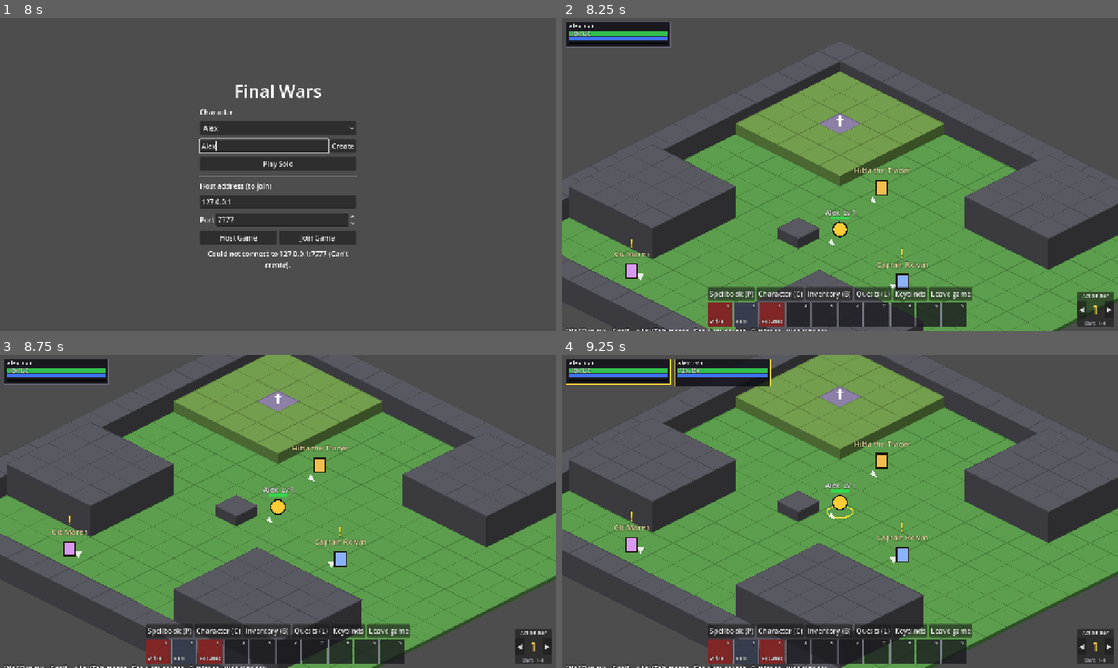
Above: before the commit, frames 1-4 (two rows, left to right).
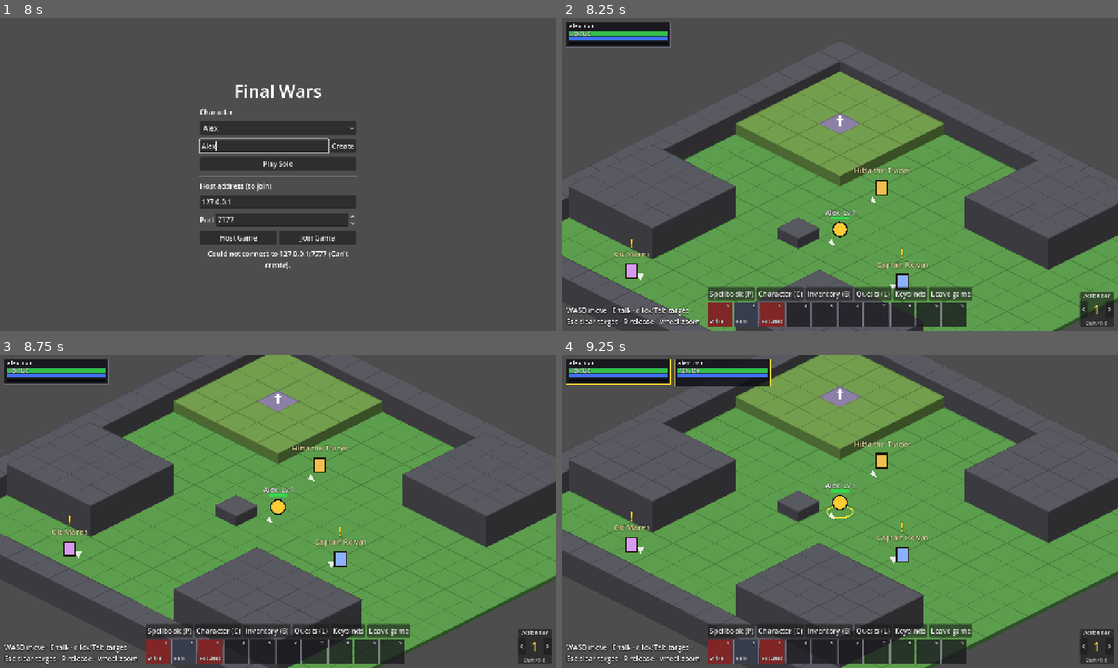
Above: after the commit, the same moments.

Repository: victorduvergermacarons-lang/Final-Wars
Game: Godot game, scene res://scenes/main.tscn
Same seed, same stepped clock (60 frames per second), same inputs: the game is played once before the commit and once after it.
Inputs (mouse positions are in pixels of both pictures, inside the frame that each line leads up to):
- Up to frame 1 (8 s): click (266, 149) at 0.52 s; type "Alex" at 0.6 s; click "Play Solo" at 1.25 s; click "Play Solo" at 2 s; click "Create" at 2.75 s; click "Alex" at 3.5 s; click "Create" at 4.25 s; click "Host Game" at 5 s; click (266, 152) at 5.77 s; type "Alex" at 5.85 s; click "Join Game" at 6.5 s; click (266, 146) at 7.27 s; type "Alex" at 7.35 s
- Up to frame 2 (8.25 s): click "Play Solo" at 8 s
- Up to frame 3 (8.75 s): no input
- Up to frame 4 (9.25 s): tap Enter at 8.75 s; drag from (617, 370) to (895, 442) at 8.77 s

Frame 1 is identical in both runs. In frame 2, 0.9% of the frame differs, in the area x 0-99%, y 87-100%; in frame 3, 0.9%; in frame 4, 0.9%.

Commit message:
Fix overlapping texts and missing glyphs found on real renders; add a screenshot scene
- Names, markers, prompts and floating texts go through one pass that nudges
  overlapping labels up; floating texts stack newest-at-bottom
- Quest tracker gets a backdrop; message log wraps left of the action bar
- Replace glyphs the default font lacks (arrows, crossed swords, check marks)
- Quest area glow skips unwalkable tiles and is easier to see
- tests/visual/shots.tscn renders set-up situations to PNGs

Co-Authored-By: Claude Opus 5.5 <noreply@anthropic.com>
Claude-Session: https://claude.ai/code/session_01NkxcXD4xqQYvGrzBVzDJEX

Diff:
--- a/tests/unit/test_quest_text.gd
+++ b/tests/unit/test_quest_text.gd
@@ -41,7 +41,7 @@
 	QuestLog.accept(hero, hunt)
 	assert_eq(QuestText.objective_line(hero, hunt, 0), "• Wolf slain: 0/2", "default text from the enemy name")
 	hero.bag.add(token, 3)
-	assert_string_contains(QuestText.objective_line(hero, hunt, 1), "✓ Tokens: 3/3")
+	assert_string_contains(QuestText.objective_line(hero, hunt, 1), "Tokens: 3/3 (done)")
 	assert_eq(QuestText.objective_line(hero, hunt, 2), "• Talk to Old Maren")
 
 
--- /dev/null
+++ b/tests/visual/shots.gd
@@ -0,0 +1,67 @@
+extends Node
+## Renders a few game situations to PNGs for a visual check (needs a display or
+## xvfb and a Godot build with a renderer):
+##   SHOTS_DIR=/tmp/shots godot --path . res://tests/visual/shots.tscn
+
+## Where the PNGs go: $SHOTS_DIR, or user://shots/.
+var out_dir := OS.get_environment("SHOTS_DIR").path_join("") if OS.get_environment("SHOTS_DIR") != "" else ProjectSettings.globalize_path("user://shots/")
+var game: Game
+
+
+func _ready() -> void:
+	DirAccess.make_dir_recursive_absolute(out_dir)
+	get_window().size = Vector2i(1280, 720)
+	_run.call_deferred()
+
+
+func _shot(name: String) -> void:
+	for i in 8:
+		await get_tree().process_frame
+	get_viewport().get_texture().get_image().save_png(out_dir + name + ".png")
+	print("shot ", name)
+
+
+func _run() -> void:
+	var cd = ContentDB
+	game = Game.new()
+	game.settings_path = "user://shots_settings.cfg"
+	add_child(game)
+	game.start_solo(CharacterData.new_character("Ayla", cd.heroes[&"adventurer"]))
+	var session: LocalSession = game.session
+	var hero := session.local_hero()
+	var hud: Hud = game.get_node("Hud")
+	# 1. Town next to Rowan, quest tracked, bar 2 shown.
+	hero.move.place(Vector2i(11, 9))
+	hero.face(Vector2i.RIGHT)
+	QuestLog.accept(hero, cd.quests[&"word_to_hilda"])
+	game.client.action_bar.set_page(1)
+	await _shot("1_town_rowan")
+	# 2. Inventory + quest log open: tracker hidden.
+	game.client.action_bar.set_page(0)
+	hud.inventory_window.visible = true
+	await _shot("2_inventory_open")
+	hud.inventory_window.visible = false
+	hud.quest_log.visible = true
+	await _shot("3_quest_log")
+	hud.quest_log.visible = false
+	# 3. Greenfields, near the bandit camp, quest active.
+	hero.quest_state["wolves_at_the_gate"] = {"state": "done"}
+	hero.level = 3
+	QuestLog.accept(hero, cd.quests[&"bandit_camp"])
+	session.world.move_hero(hero.id, &"greenfields", Vector2i(18, 24))
+	await _shot("4_bandit_camp")
+	# 4. Floating combat text pile-up on a Wolf next to us.
+	var fields := session.world.zone(&"greenfields")
+	var wolf: Enemy = fields.enemies().filter(func(e): return e.def.id == &"wolf")[0]
+	hero.move.place(wolf.tile() + Vector2i(0, 1))
+	hero.face(Vector2i.UP)
+	var view: WorldView = game.get_node("WorldView")
+	view._on_events([{"type": "damage", "target": wolf.id, "amount": 31, "crit": false},
+			{"type": "damage", "target": wolf.id, "amount": 62, "crit": true, "flank": "side"},
+			{"type": "miss", "target": hero.id}, {"type": "level_up", "target": hero.id, "level": 4}])
+	await _shot("5_float_text")
+	# 5. Grizzlehide.
+	var bear: Enemy = fields.enemies().filter(func(e): return e.def.elite)[0]
+	hero.move.place(bear.tile() + Vector2i(-5, 0))
+	await _shot("6_grizzlehide")
+	get_tree().quit()
--- /dev/null
+++ b/tests/visual/shots.tscn
@@ -0,0 +1,4 @@
+[gd_scene format=3]
+[ext_resource type="Script" path="res://tests/visual/shots.gd" id="1"]
+[node name="Shots" type="Node"]
+script = ExtResource("1")
--- a/ui/hud/hud.gd
+++ b/ui/hud/hud.gd
@@ -7,6 +7,8 @@
 ## character panel, death panel, mid-screen errors and a message log.
 
 const ERROR_SECONDS := 2.0
+## Message log width: fits left of the centred action bar at 1280 px.
+const LOG_WIDTH := 310.0
 const REASONS := {
 	"out_of_range": "Out of range",
 	"no_line_of_sight": "Target not in line of sight",
@@ -135,14 +137,14 @@
 	var pager_row := HBoxContainer.new()
 	pager_row.alignment = BoxContainer.ALIGNMENT_CENTER
 	pager_box.add_child(pager_row)
-	pager_row.add_child(_small_button("◀", func(): client.action_bar.set_page(client.action_bar.page - 1)))
+	pager_row.add_child(_small_button("<", func(): client.action_bar.set_page(client.action_bar.page - 1)))
 	_page_label = Label.new()
 	_page_label.custom_minimum_size = Vector2(34, 0)
 	_page_label.horizontal_alignment = HORIZONTAL_ALIGNMENT_CENTER
 	_page_label.add_theme_font_size_override("font_size", 28)
 	_page_label.add_theme_color_override("font_color", Color(1, 0.85, 0.3))
 	pager_row.add_child(_page_label)
-	pager_row.add_child(_small_button("▶", func(): client.action_bar.set_page(client.action_bar.page + 1)))
+	pager_row.add_child(_small_button(">", func(): client.action_bar.set_page(client.action_bar.page + 1)))
 	var pager_hint := Label.new()
 	pager_hint.text = "Shift+1–%d" % ActionBarModel.PAGE_COUNT
 	pager_hint.horizontal_alignment = HORIZONTAL_ALIGNMENT_CENTER
@@ -185,6 +187,11 @@
 	_tracker.add_theme_constant_override("outline_size", 4)
 	_tracker.add_theme_color_override("font_outline_color", Color.BLACK)
 	_tracker.mouse_filter = Control.MOUSE_FILTER_IGNORE
+	var tracker_bg := StyleBoxFlat.new()
+	tracker_bg.bg_color = Color(0.05, 0.05, 0.08, 0.6)
+	tracker_bg.set_content_margin_all(6)
+	tracker_bg.set_corner_radius_all(3)
+	_tracker.add_theme_stylebox_override("normal", tracker_bg)
 	_root.add_child(_tracker)
 	_root.move_child(_tracker, 0) # behind every window
 
@@ -224,10 +231,10 @@
 	_root.add_child(_error)
 
 	# Bottom-left message log.
+	# Wraps to the space left of the action bar; placed from the bottom each frame.
 	_log = Label.new()
-	_log.set_anchors_preset(Control.PRESET_BOTTOM_LEFT)
-	_log.grow_vertical = Control.GROW_DIRECTION_BEGIN
-	_log.position = Vector2(10, -10)
+	_log.autowrap_mode = TextServer.AUTOWRAP_WORD_SMART
+	_log.custom_minimum_size = Vector2(LOG_WIDTH, 0)
 	_log.add_theme_color_override("font_outline_color", Color.BLACK)
 	_log.add_theme_constant_override("outline_size", 4)
 	_log.mouse_filter = Control.MOUSE_FILTER_IGNORE
@@ -256,6 +263,9 @@
 		lines.append("KEYBIND MODE: hover a slot and press a key. Esc or the Keybinds button to finish.")
 	lines.append("WASD move · E talk · click/Tab target · Esc clear target · R release · wheel zoom")
 	_log.text = "\n".join(lines)
+	_log.size = Vector2(LOG_WIDTH, 0)
+	var view_size := get_viewport().get_visible_rect().size
+	_log.position = Vector2(10, view_size.y - _log.get_combined_minimum_size().y - 10)
 
 
 func _sync_party(me: Hero) -> void:
--- a/ui/hud/quest_log_window.gd
+++ b/ui/hud/quest_log_window.gd
@@ -63,7 +63,7 @@
 	for def in active:
 		var b := Button.new()
 		var ready := QuestLog.status(hero, def) == QuestLog.Status.READY
-		b.text = def.title + ("  ✓" if ready else "")
+		b.text = def.title + ("  (done)" if ready else "")
 		b.alignment = HORIZONTAL_ALIGNMENT_LEFT
 		b.focus_mode = Control.FOCUS_NONE
 		b.toggle_mode = true
--- a/ui/hud/unit_frame.gd
+++ b/ui/hud/unit_frame.gd
@@ -44,7 +44,7 @@
 	if not a.alive:
 		title += "  (dead)"
 	elif a.in_combat(now):
-		title += "  ⚔"
+		title += "  [combat]"
 	_text(title, Vector2(6, 14), 13, Color(1, 0.6, 0.6) if a.team == Actor.Team.ENEMIES else Color.WHITE)
 	var w := size.x - 12
 	_bar(Rect2(6, 20, w, 12), a.hp, stats.hp, Color(0.2, 0.75, 0.3))
--- a/ui/quest_text.gd
+++ b/ui/quest_text.gd
@@ -8,7 +8,7 @@
 const GREY := "#a8a8b0"
 
 
-## "Wolves slain: 1/2", or "Talk to Old Maren" (done ones get a check mark).
+## "Wolves slain: 1/2", or "Talk to Old Maren" (done ones turn green with "(done)").
 static func objective_line(hero: Hero, def: QuestDef, i: int) -> String:
 	var o := def.objectives[i]
 	var n := QuestLog.progress(hero, def, i)
@@ -17,7 +17,7 @@
 	if o.kind == QuestObjective.Kind.KILL or o.kind == QuestObjective.Kind.COLLECT:
 		line = "%s: %d/%d" % [label, n, o.needed()]
 	if n >= o.needed():
-		return "[color=%s]✓ %s[/color]" % [GREEN, line]
+		return "[color=%s]• %s (done)[/color]" % [GREEN, line]
 	return "• " + line
 
 
@@ -53,7 +53,7 @@
 	for def in active_quests(hero, quests):
 		if QuestLog.status(hero, def) == QuestLog.Status.READY:
 			var giver := npc_name(def.turn_in_npc())
-			blocks.append("[color=%s][b]%s[/b][/color]\n[color=%s]✓ Return to %s[/color]" % [GOLD, def.title, GREEN, giver])
+			blocks.append("[color=%s][b]%s[/b][/color]\n[color=%s]• Return to %s[/color]" % [GOLD, def.title, GREEN, giver])
 		else:
 			blocks.append("[b]%s[/b]\n%s" % [def.title, objectives_bbcode(hero, def)])
 	return "\n".join(blocks)
--- a/view/world_view.gd
+++ b/view/world_view.gd
@@ -26,9 +26,12 @@
 var _float_texts: Array = [] # {actor, text, color, t, row}
 var _font: Font
 var _landmarks: Array[ZoneLandmark] = []
-## Labels, bars and markers queued while drawing actors, drawn last so terrain
-## and other actors never cover them.
+## Bars and markers queued while drawing actors, drawn last so terrain and
+## other actors never cover them.
 var _overlay: Array[Callable] = []
+## Labels queued the same way: {pos, text, color, size, boxed}. Drawn after the
+## overlay, nudged up so no two overlap.
+var _labels: Array = []
 
 
 func setup(p_session, p_client: ClientState, zone: ZoneDef) -> void:
@@ -107,6 +110,7 @@
 		actors_by_depth[d].append(a)
 	var quest_areas := _quest_area_tiles()
 	_overlay.clear()
+	_labels.clear()
 	for d in range(_max_depth + 1):
 		for p in _tiles_by_depth.get(d, []):
 			_draw_tile(grid, p)
@@ -119,7 +123,8 @@
 	_draw_talk_prompt()
 	for f in _overlay:
 		f.call()
-	_draw_float_texts()
+	_queue_float_texts()
+	_draw_labels()
 
 
 func _draw_tile(grid: GridModel, p: Vector2i) -> void:
@@ -232,9 +237,35 @@
 	draw_rect(Rect2(pos, Vector2(width * clampf(fraction, 0, 1), 4)), color)
 
 
-## Queues a centred label for the overlay pass.
-func _draw_label(pos: Vector2, text: String, color: Color, size: int = 11) -> void:
-	_overlay.append(func(): _draw_label_now(pos, text, color, size))
+## Queues a centred label (baseline at `pos`) for the label pass.
+func _draw_label(pos: Vector2, text: String, color: Color, size: int = 11, boxed: bool = false) -> void:
+	_labels.append({"pos": pos, "text": text, "color": color, "size": size, "boxed": boxed})
+
+
+## Draws queued labels from the bottom of the screen up; a label that would
+## overlap one already placed moves up just above it.
+func _draw_labels() -> void:
+	_labels.sort_custom(func(a, b): return a.pos.y > b.pos.y)
+	var placed: Array[Rect2] = []
+	for l in _labels:
+		var w: float = _font.get_string_size(l.text, HORIZONTAL_ALIGNMENT_LEFT, -1, l.size).x + (12.0 if l.boxed else 2.0)
+		var h: float = l.size + (8.0 if l.boxed else 3.0)
+		var rect := Rect2(l.pos.x - w * 0.5, l.pos.y - l.size - (4.0 if l.boxed else 1.0), w, h)
+		for i in 8:
+			var hit := -1
+			for j in placed.size():
+				if placed[j].intersects(rect):
+					hit = j
+					break
+			if hit < 0:
+				break
+			rect.position.y = placed[hit].position.y - rect.size.y
+		placed.append(rect)
+		var pos := Vector2(l.pos.x, rect.position.y + float(l.size) + (4.0 if l.boxed else 1.0))
+		if l.boxed:
+			draw_rect(rect, Color(0, 0, 0, 0.7))
+			draw_rect(rect, Color(1, 0.85, 0.3), false, 1.0)
+		_draw_label_now(pos, l.text, l.color, l.size)
 
 
 func _draw_label_now(pos: Vector2, text: String, color: Color, size: int = 11) -> void:
@@ -251,15 +282,17 @@
 	draw_polyline(pts, color, width)
 
 
-func _draw_float_texts() -> void:
+## Floating combat texts join the label pass so they don't cover names or
+## other actors' texts.
+func _queue_float_texts() -> void:
 	var t: float = session.render_time()
 	for f in _float_texts:
 		var actor: Actor = session.get_actor(f.actor)
 		if actor == null:
 			continue
 		var age: float = (t - f.t) / FLOAT_TEXT_SECONDS
-		var pos := actor_screen_pos(actor) + Vector2(0, -50 - age * 30 - f.row * 14)
-		_draw_label_now(pos, f.text, Color(f.color, 1.0 - age), 12)
+		var pos := actor_screen_pos(actor) + Vector2(0, -62 - age * 12 - f.row * 15)
+		_draw_label(pos, f.text, Color(f.color, 1.0 - age), 12)
 
 
 func _on_events(events: Array) -> void:
@@ -290,13 +323,13 @@
 				_float(e.target, "Evade", Color(0.8, 0.8, 0.8), t)
 
 
-## Texts that pop up together on one actor stack instead of overlapping.
+## A new text on an actor appears at the bottom of its stack and pushes the
+## older ones up a row, so they never overlap.
 func _float(actor_id: int, text: String, color: Color, t: float) -> void:
-	var row := 0
 	for f in _float_texts:
-		if f.actor == actor_id and t - f.t < 0.4:
-			row = maxi(row, f.row + 1)
-	_float_texts.append({"actor": actor_id, "text": text, "color": color, "t": t, "row": row})
+		if f.actor == actor_id:
+			f.row += 1
+	_float_texts.append({"actor": actor_id, "text": text, "color": color, "t": t, "row": 0})
 
 
 ## Tiles inside the target area of the local hero's unfinished REACH objectives
@@ -316,18 +349,20 @@
 			for y in range(o.tile.y - o.radius, o.tile.y + o.radius + 1):
 				for x in range(o.tile.x - o.radius, o.tile.x + o.radius + 1):
 					var p := Vector2i(x, y)
-					if GridModel.distance(p, o.tile) <= o.radius:
+					if GridModel.distance(p, o.tile) <= o.radius and session.grid().is_walkable(p):
 						out[p] = true
 	return out
 
 
 func _draw_quest_area(grid: GridModel, p: Vector2i) -> void:
 	var c := Iso.to_screen(Vector2(p), grid.height_at(p))
-	var pulse := 0.35 + 0.25 * sin(Time.get_ticks_msec() / 250.0)
+	var pulse := 0.5 + 0.2 * sin(Time.get_ticks_msec() / 250.0)
 	var hw := Iso.TILE_W * 0.5 - 4
 	var hh := Iso.TILE_H * 0.5 - 2
 	draw_colored_polygon(PackedVector2Array([c + Vector2(0, -hh), c + Vector2(hw, 0), c + Vector2(0, hh),
 			c + Vector2(-hw, 0)]), Color(1, 0.85, 0.2, pulse))
+	draw_polyline(PackedVector2Array([c + Vector2(0, -hh), c + Vector2(hw, 0), c + Vector2(0, hh),
+			c + Vector2(-hw, 0), c + Vector2(0, -hh)]), Color(1, 0.95, 0.5, 0.9), 1.5)
 
 
 ## Named places: a banner on a pole and the name in gold.
@@ -347,10 +382,4 @@
 		return
 	var marker: String = client.npc_markers.get((npc as Npc).def.id, "") if client != null else ""
 	var y := -70.0 if marker != "" else -54.0
-	var pos := actor_screen_pos(npc) + Vector2(0, y)
-	_overlay.append(func():
-		var text := "[E] Talk"
-		var w := _font.get_string_size(text, HORIZONTAL_ALIGNMENT_LEFT, -1, 13).x
-		draw_rect(Rect2(pos - Vector2(w * 0.5 + 6, 14), Vector2(w + 12, 19)), Color(0, 0, 0, 0.7))
-		draw_rect(Rect2(pos - Vector2(w * 0.5 + 6, 14), Vector2(w + 12, 19)), Color(1, 0.85, 0.3), false, 1.0)
-		_draw_label_now(pos, text, Color(1, 0.95, 0.6), 13))
+	_draw_label(actor_screen_pos(npc) + Vector2(0, y), "[E] Talk", Color(1, 0.95, 0.6), 13, true)
Not shown, added: tests/visual/shots.gd.uid
Not shown, changed: CLAUDE.md
Not shown, changed: README.md
